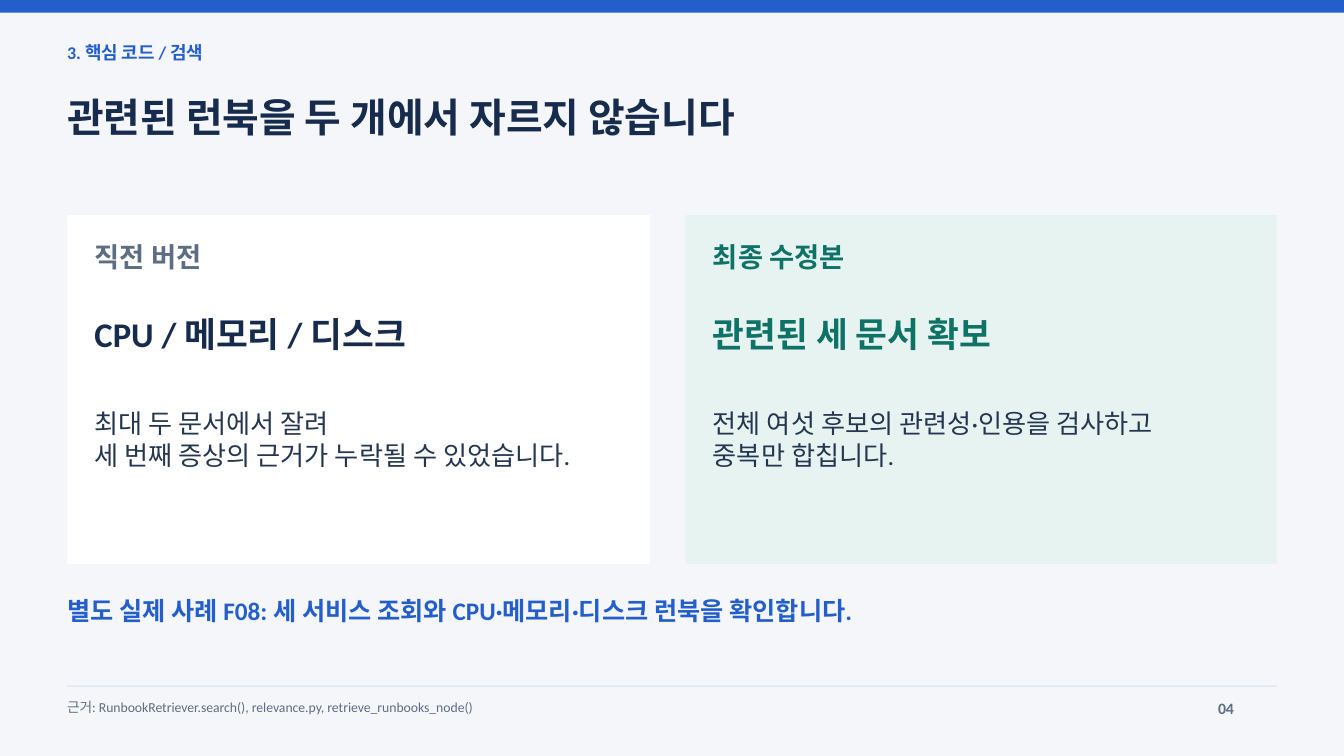
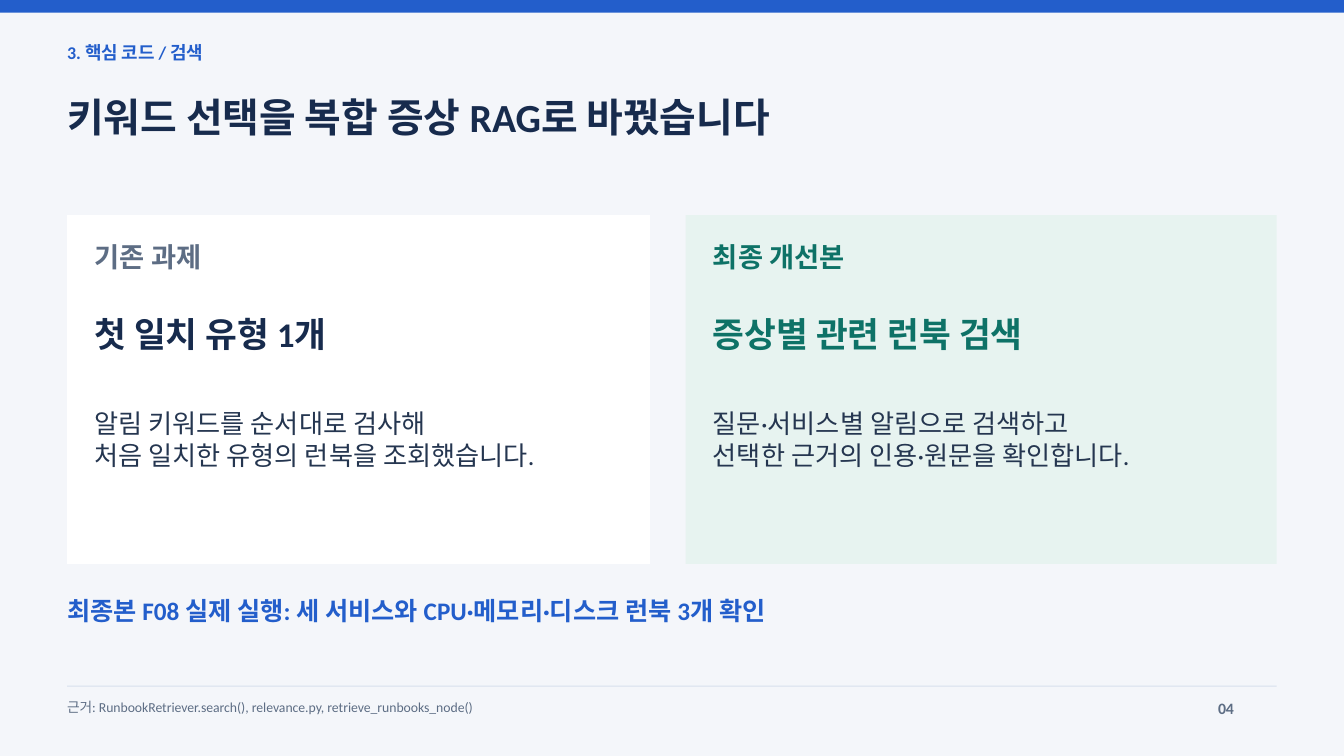
Before and after one commit to jeonginlee09-cpu/skala-ai-mini_project, a slide deck: slide 4 of output/AI_Agent_개선_최종발표.pptx. Drawn at 1344x756 pixels with LibreOffice and Linux fonts; fonts in the diff are those of the drawing. Boxes give left, top, right and bottom in pixels: in the first picture for what was removed or moved away, otherwise in the second. Text is boxed around its words. In the diff, an @@ line names an element or a change of style, - is before the commit and + after.

```diff
--- a/output/AI_Agent_개선_최종발표.pptx
+++ b/output/AI_Agent_개선_최종발표.pptx
@@ text at box(67, 98, 770, 136): text changed @@
-관련된 런북을 두 개에서 자르지 않습니다
+키워드 선택을 복합 증상 RAG로 바꿨습니다
@@ text at box(94, 244, 201, 270): text changed @@
-직전 버전
+기존 과제
@@ text at box(713, 244, 844, 270): text changed @@
-최종 수정본
+최종 개선본
@@ text at box(94, 317, 326, 350): text changed @@
-CPU / 메모리 / 디스크
+첫 일치 유형 1개
@@ text at box(713, 318, 1023, 350): text changed @@
-관련된 세 문서 확보
+증상별 관련 런북 검색
@@ text at box(94, 411, 534, 467): text changed @@
-최대 두 문서에서 잘려
-세 번째 증상의 근거가 누락될 수 있었습니다.
+알림 키워드를 순서대로 검사해
+처음 일치한 유형의 런북을 조회했습니다.
@@ text at box(713, 411, 1129, 467): text changed @@
-전체 여섯 후보의 관련성·인용을 검사하고
-중복만 합칩니다.
+질문·서비스별 알림으로 검색하고
+선택한 근거의 인용·원문을 확인합니다.
@@ text at box(67, 598, 765, 623): text changed @@
-별도 실제 사례 F08: 세 서비스 조회와 CPU·메모리·디스크 런북을 확인합니다.
+최종본 F08 실제 실행: 세 서비스와 CPU·메모리·디스크 런북 3개 확인
```
Also in this commit, not shown: 8 other slides changed, 12 other files.
